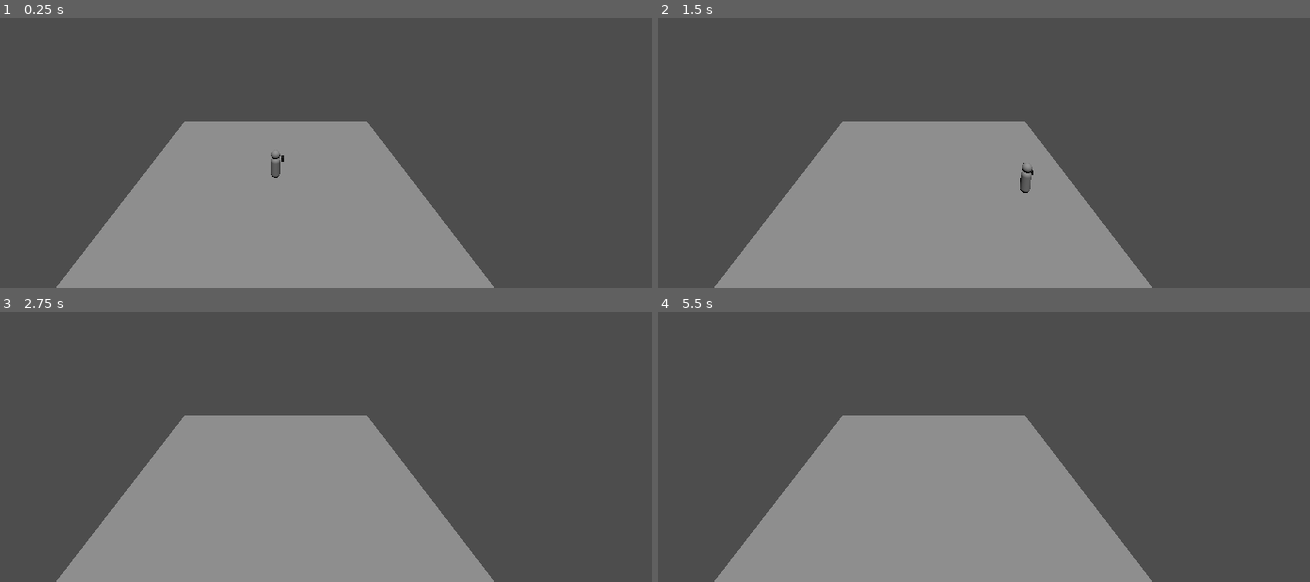
Above: before the commit, frames 1-4 (two rows, left to right).
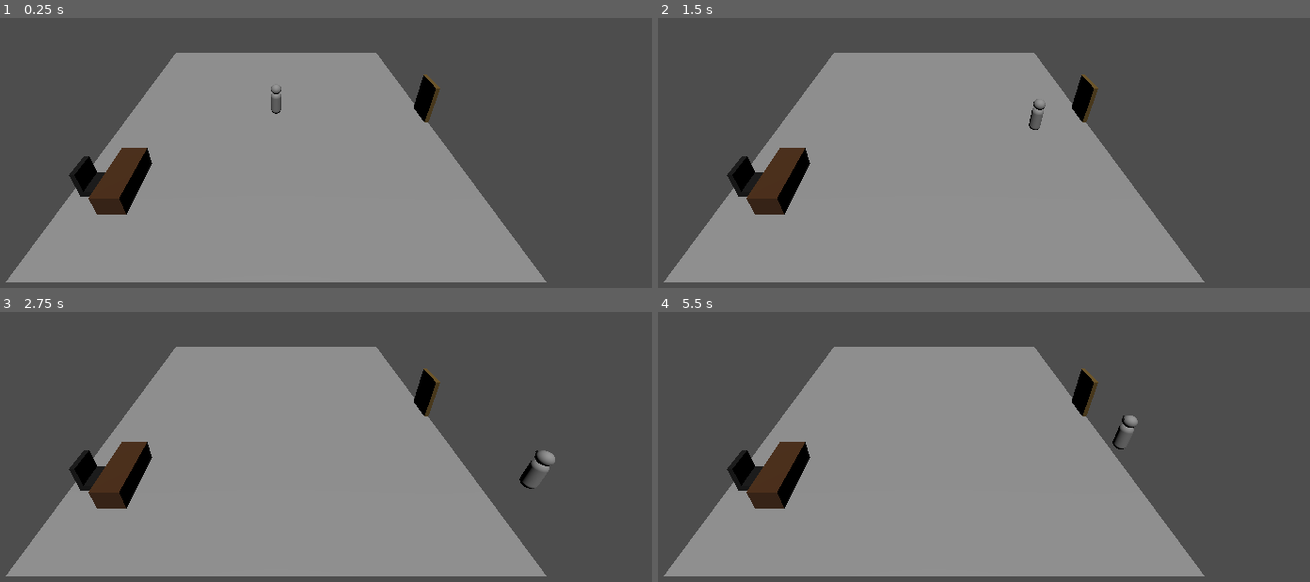
Above: after the commit, the same moments.

Repository: covmoore/interrupt-game-jam
Game: Godot game, scene res://maps/mind.tscn
The game is run twice, just before and just after one commit, with the same random seed, the same clock (stepped at 60 frames per second) and the same inputs.
Inputs (mouse positions are in pixels of both pictures, inside the frame that each line leads up to):
- Up to frame 1 (0.25 s): no input
- Up to frame 2 (1.5 s): tap Enter at 0.5 s; move the mouse to (1101, 55) at 0.52 s; hold D (move_right) 0.53-1.28 s; click (1101, 55) at 0.6 s; move the mouse to (781, 99) at 1.27 s; hold S (move_back) from 1.28 s (still down); click (781, 99) at 1.35 s
- Up to frame 3 (2.75 s): move the mouse to (outside the picture) at 2.02 s; release S (move_back) at 2.03 s; hold D (move_right) from 2.03 s (still down); click (outside the picture) at 2.1 s
- Up to frame 4 (5.5 s): move the mouse to (899, 455) at 2.77 s; release D (move_right) at 2.78 s; hold W (move_forward) 2.78-3.53 s; click (899, 455) at 2.85 s; move the mouse to (1160, 433) at 3.52 s; hold A (move_left) 3.53-5.03 s; click (1160, 433) at 3.6 s; tap Space at 4.25 s; move the mouse to (outside the picture) at 4.27 s; click (outside the picture) at 4.35 s; tap Enter at 5 s; move the mouse to (970, 371) at 5.02 s; hold S (move_back) from 5.03 s (still down); click (970, 371) at 5.1 s

The runs differ from the first frame. In frame 1, 23% of the frame differs, in the area x 0-84%, y 12-100%; in frame 2, 23%; in frame 3, 23%, in the area x 0-86%, y 12-100%; in frame 4, 23%.

Commit message:
adding object interaction functionality

Diff:
--- /dev/null
+++ b/maps/interactable.gd
@@ -0,0 +1,30 @@
+extends StaticBody3D
+#class_name Interactable
+
+var highlight_overlay = preload("res://materials/highlight.tres")
+signal on_object_interacted
+
+# Called when the node enters the scene tree for the first time.
+func _ready() -> void:
+	pass # Replace with function body.
+
+
+# Called every frame. 'delta' is the elapsed time since the previous frame.
+func _process(delta: float) -> void:
+	pass
+
+func in_range():
+	for child in get_children():
+		if child is MeshInstance3D:
+			child.material_overlay = highlight_overlay
+
+func out_of_range():
+	for child in get_children():
+		if child is MeshInstance3D:
+			child.material_overlay = null
+
+func on_selected(cam: Camera3D):
+	var temp = find_child("camera_anchor")
+	if temp != null:
+		cam.move_to_anchor(temp, true)
+		emit_signal("on_object_interacted")
--- a/maps/mind.tscn
+++ b/maps/mind.tscn
@@ -1,25 +1,77 @@
-[gd_scene load_steps=6 format=3 uid="uid://bpy5y680rvwjc"]
+[gd_scene load_steps=23 format=3 uid="uid://bpy5y680rvwjc"]
 
 [ext_resource type="PackedScene" uid="uid://clfr6g1wxrggi" path="res://prefabs/player.tscn" id="1_136gs"]
 [ext_resource type="Script" path="res://scripts/managers/gameManager.gd" id="1_581u0"]
 [ext_resource type="Script" path="res://scripts/handlers/camera_pan.gd" id="2_0727t"]
+[ext_resource type="Script" path="res://maps/interactable.gd" id="4_h6mix"]
+[ext_resource type="Material" uid="uid://bl2khh1dv1nsr" path="res://materials/black.tres" id="4_krx2p"]
+[ext_resource type="Material" uid="uid://bl2r28pxwefpq" path="res://materials/highlight.tres" id="5_bb44y"]
+[ext_resource type="Script" path="res://maps/player_ui.gd" id="7_tbnyt"]
 
 [sub_resource type="PlaneMesh" id="PlaneMesh_7qubq"]
 size = Vector2(12, 12)
 
 [sub_resource type="BoxShape3D" id="BoxShape3D_vkvcm"]
 size = Vector3(12, 0.01, 12)
+
+[sub_resource type="StandardMaterial3D" id="StandardMaterial3D_0ycl2"]
+albedo_color = Color(0.404619, 0.309004, 0.117564, 1)
+
+[sub_resource type="BoxMesh" id="BoxMesh_xsjfd"]
+material = SubResource("StandardMaterial3D_0ycl2")
+size = Vector3(0.15, 1.6, 1)
+
+[sub_resource type="BoxShape3D" id="BoxShape3D_x1tnp"]
+size = Vector3(0.15, 1.6, 1)
+
+[sub_resource type="StandardMaterial3D" id="StandardMaterial3D_o201s"]
+albedo_color = Color(0.279079, 0.152673, 0.0121627, 1)
+
+[sub_resource type="BoxMesh" id="BoxMesh_op07u"]
+material = SubResource("StandardMaterial3D_o201s")
+size = Vector3(0.8, 0.7, 1.8)
+
+[sub_resource type="BoxShape3D" id="BoxShape3D_oi7lx"]
+size = Vector3(0.8, 0.7, 1.8)
+
+[sub_resource type="BoxMesh" id="BoxMesh_yfg8f"]
+material = ExtResource("4_krx2p")
+size = Vector3(0.7, 0.2, 0.7)
+
+[sub_resource type="BoxShape3D" id="BoxShape3D_kv81p"]
+size = Vector3(0.15, 0.7, 0.7)
+
+[sub_resource type="BoxMesh" id="BoxMesh_g41jn"]
+size = Vector3(0.15, 0.7, 0.7)
+
+[sub_resource type="BoxShape3D" id="BoxShape3D_2eb34"]
+size = Vector3(0.7, 0.2, 0.7)
+
+[sub_resource type="StandardMaterial3D" id="StandardMaterial3D_e2jcg"]
+
+[sub_resource type="BoxMesh" id="BoxMesh_4krw5"]
+material = SubResource("StandardMaterial3D_e2jcg")
+
+[sub_resource type="StyleBoxFlat" id="StyleBoxFlat_lvkkl"]
+bg_color = Color(0.6, 0.6, 0.6, 0)
+border_width_left = 3
+border_width_top = 3
+border_width_right = 3
+border_width_bottom = 3
+border_color = Color(0, 0, 0, 1)
 
 [node name="Mind_Room" type="Node3D"]
 script = ExtResource("1_581u0")
 room_type = 1
 
 [node name="Player" parent="." instance=ExtResource("1_136gs")]
-transform = Transform3D(1, 0, 0, 0, 1, 0, 0, 0, 1, 0, 2.0153, 0)
+transform = Transform3D(1, 0, 0, 0, 1, 0, 0, 0, 1, 0, 0.613787, 0)
+collision_mask = 14
 speed = 5
 
 [node name="Ground" type="StaticBody3D" parent="." groups=["Ground"]]
-collision_mask = 7
+collision_layer = 2
+collision_mask = 29
 
 [node name="MeshInstance3D" type="MeshInstance3D" parent="Ground"]
 mesh = SubResource("PlaneMesh_7qubq")
@@ -31,8 +83,120 @@
 transform = Transform3D(1, 0, 0, 0, 0.379941, 0.925011, 0, -0.925011, 0.379941, 0, 8.58882, 0)
 
 [node name="CameraPivot" type="Node3D" parent="."]
-transform = Transform3D(1, 0, 0, 0, 0.965926, 0.258819, 0, -0.258819, 0.965926, 0, 0, 0)
+transform = Transform3D(1, 0, 0, 0, 1, 0, 0, 0, 1, 0, 0, 0)
 
 [node name="Camera3D" type="Camera3D" parent="CameraPivot"]
-transform = Transform3D(1, 0, 0, 0, 1, 0, 0, 0, 1, 0.024663, 4.49301, 12.3104)
+transform = Transform3D(1, 0, 0, 0, 0.866025, 0.5, 0, -0.5, 0.866025, 0, 7, 9)
 script = ExtResource("2_0727t")
+
+[node name="mainCameraAnchor" type="Node3D" parent="CameraPivot"]
+transform = Transform3D(1, 0, 0, 0, 0.866025, 0.5, 0, -0.5, 0.866025, 0, 7, 9)
+
+[node name="inspectables" type="Node3D" parent="."]
+
+[node name="Door" type="StaticBody3D" parent="inspectables" groups=["interactable"]]
+transform = Transform3D(1, 0, 0, 0, 1, 0, 0, 0, 1, 5.92632, 0.801691, 0)
+collision_layer = 8
+collision_mask = 23
+script = ExtResource("4_h6mix")
+
+[node name="MeshInstance3D" type="MeshInstance3D" parent="inspectables/Door"]
+mesh = SubResource("BoxMesh_xsjfd")
+
+[node name="CollisionShape3D" type="CollisionShape3D" parent="inspectables/Door"]
+shape = SubResource("BoxShape3D_x1tnp")
+
+[node name="camera_anchor" type="Node3D" parent="inspectables/Door"]
+transform = Transform3D(-4.37114e-08, 0, -1, 0, 1, 0, 1, 0, -4.37114e-08, -1.28761, 0, 0)
+
+[node name="Desk" type="StaticBody3D" parent="inspectables" groups=["interactable"]]
+transform = Transform3D(1, 0, 0, 0, 1, 0, 0, 0, 1, -4.47316, 0.351795, 3.49068)
+collision_layer = 8
+collision_mask = 23
+script = ExtResource("4_h6mix")
+
+[node name="MeshInstance3D" type="MeshInstance3D" parent="inspectables/Desk"]
+mesh = SubResource("BoxMesh_op07u")
+
+[node name="CollisionShape3D" type="CollisionShape3D" parent="inspectables/Desk"]
+shape = SubResource("BoxShape3D_oi7lx")
+
+[node name="camera_anchor" type="Node3D" parent="inspectables/Desk"]
+transform = Transform3D(-4.37114e-08, -1, -4.37114e-08, 0, -4.37114e-08, 1, -1, 4.37114e-08, 1.91069e-15, 0, 1.71515, 0)
+
+[node name="static_items" type="Node3D" parent="."]
+
+[node name="chair" type="StaticBody3D" parent="static_items"]
+transform = Transform3D(1, 0, 0, 0, 1, 0, 0, 0, 1, -5.31024, 0.108845, 3.49068)
+collision_layer = 16
+collision_mask = 14
+
+[node name="MeshInstance3D" type="MeshInstance3D" parent="static_items/chair"]
+mesh = SubResource("BoxMesh_yfg8f")
+
+[node name="CollisionShape3D" type="CollisionShape3D" parent="static_items/chair"]
+transform = Transform3D(1, 0, 0, 0, 1, 0, 0, 0, 1, -0.27482, 0.457955, -0.00805116)
+shape = SubResource("BoxShape3D_kv81p")
+
+[node name="MeshInstance3D2" type="MeshInstance3D" parent="static_items/chair"]
+transform = Transform3D(1, 0, 0, 0, 1, 0, 0, 0, 1, -0.27482, 0.457955, -0.00805116)
+material_override = ExtResource("4_krx2p")
+mesh = SubResource("BoxMesh_g41jn")
+
+[node name="CollisionShape3D2" type="CollisionShape3D" parent="static_items/chair"]
+shape = SubResource("BoxShape3D_2eb34")
+
+[node name="StaticBody3D" type="StaticBody3D" parent="static_items"]
+transform = Transform3D(1, 0, 0, 0, 1, 0, 0, 0, 1, 0, 0.511937, 5.25716)
+visible = false
+
+[node name="MeshInstance3D" type="MeshInstance3D" parent="static_items/StaticBody3D"]
+material_overlay = ExtResource("5_bb44y")
+mesh = SubResource("BoxMesh_4krw5")
+
+[node name="PlayerUI" type="Control" parent="."]
+layout_mode = 3
+anchors_preset = 8
+anchor_left = 0.5
+anchor_top = 0.5
+anchor_right = 0.5
+anchor_bottom = 0.5
+offset_left = -20.0
+offset_top = -20.0
+offset_right = 20.0
+offset_bottom = 20.0
+grow_horizontal = 2
+grow_vertical = 2
+script = ExtResource("7_tbnyt")
+
+[node name="CanvasLayer" type="CanvasLayer" parent="PlayerUI"]
+
+[node name="MarginContainer" type="MarginContainer" parent="PlayerUI/CanvasLayer"]
+anchors_preset = 15
+anchor_right = 1.0
+anchor_bottom = 1.0
+grow_horizontal = 2
+grow_vertical = 2
+theme_override_constants/margin_left = 12
+theme_override_constants/margin_top = 12
+theme_override_constants/margin_right = 12
+theme_override_constants/margin_bottom = 12
+
+[node name="HUD" type="Control" parent="PlayerUI/CanvasLayer/MarginContainer"]
+layout_mode = 2
+
+[node name="InteractMenu" type="Control" parent="PlayerUI/CanvasLayer/MarginContainer"]
+visible = false
+layout_mode = 2
+
+[node name="Button" type="Button" parent="PlayerUI/CanvasLayer/MarginContainer/InteractMenu"]
+layout_mode = 1
+offset_right = 60.0
+offset_bottom = 60.0
+theme_override_colors/font_color = Color(1, 0.361816, 0.348007, 1)
+theme_override_font_sizes/font_size = 30
+theme_override_styles/normal = SubResource("StyleBoxFlat_lvkkl")
+text = "X"
+
+[connection signal="cancel_interaction" from="PlayerUI" to="CameraPivot/Camera3D" method="_on_player_ui_cancel_interaction"]
+[connection signal="button_down" from="PlayerUI/CanvasLayer/MarginContainer/InteractMenu/Button" to="PlayerUI" method="_on_button_button_down"]
--- /dev/null
+++ b/maps/player_ui.gd
@@ -0,0 +1,26 @@
+extends Control
+
+@onready var hud: Control = $CanvasLayer/MarginContainer/HUD
+@onready var interactMenu: Control = $CanvasLayer/MarginContainer/InteractMenu
+signal cancel_interaction
+
+
+# Called when the node enters the scene tree for the first time.
+func _ready() -> void:
+	interactMenu.visible = false
+	var interactables = get_tree().get_nodes_in_group("interactable")
+	for interactable in interactables:
+		interactable.connect("on_object_interacted", _on_object_interacted)
+
+
+# Called every frame. 'delta' is the elapsed time since the previous frame.
+func _process(delta: float) -> void:
+	pass
+
+
+func _on_object_interacted() -> void:
+	interactMenu.visible = true
+
+func _on_button_button_down() -> void:
+	interactMenu.visible = false
+	emit_signal("cancel_interaction")
--- /dev/null
+++ b/materials/highlight.tres
@@ -0,0 +1,9 @@
+[gd_resource type="ORMMaterial3D" format=3 uid="uid://bl2r28pxwefpq"]
+
+[resource]
+transparency = 1
+blend_mode = 1
+albedo_color = Color(0, 0, 0, 0.341176)
+emission_enabled = true
+emission = Color(0.470588, 0.984314, 0.215686, 1)
+emission_energy_multiplier = 3.66
--- /dev/null
+++ b/prefabs/gun.tscn
@@ -0,0 +1,25 @@
+[gd_scene load_steps=5 format=3 uid="uid://p2lmlvp22352"]
+
+[ext_resource type="Script" path="res://scripts/models/gun.gd" id="1_ptg06"]
+[ext_resource type="PackedScene" uid="uid://bfksj87k14dre" path="res://prefabs/bullet.tscn" id="2_pnbkf"]
+[ext_resource type="Material" uid="uid://bl2khh1dv1nsr" path="res://materials/black.tres" id="3_qnyb6"]
+
+[sub_resource type="BoxMesh" id="BoxMesh_uwqnb"]
+size = Vector3(0.1, 0.2, 0.1)
+
+[node name="Gun" type="Node3D"]
+script = ExtResource("1_ptg06")
+bullet_scene = ExtResource("2_pnbkf")
+
+[node name="MeshInstance3D" type="MeshInstance3D" parent="."]
+transform = Transform3D(1, 0, 0, 0, 1, 0, 0, 0, 1, 0.00452767, 0.104414, -0.00141588)
+material_override = ExtResource("3_qnyb6")
+mesh = SubResource("BoxMesh_uwqnb")
+
+[node name="MeshInstance3D2" type="MeshInstance3D" parent="."]
+transform = Transform3D(1, 0, 0, 0, -4.37114e-08, -1, 0, 1, -4.37114e-08, 0.00452767, 0.154591, -0.0595859)
+material_override = ExtResource("3_qnyb6")
+mesh = SubResource("BoxMesh_uwqnb")
+
+[node name="Muzzle" type="Node3D" parent="."]
+transform = Transform3D(-1, 0, -8.74228e-08, 0, 1, 0, 8.74228e-08, 0, -1, 0.00360568, 0.166509, -0.161453)
--- a/prefabs/player.tscn
+++ b/prefabs/player.tscn
@@ -1,9 +1,8 @@
-[gd_scene load_steps=11 format=3 uid="uid://clfr6g1wxrggi"]
+[gd_scene load_steps=10 format=3 uid="uid://clfr6g1wxrggi"]
 
 [ext_resource type="Script" path="res://scripts/models/player.gd" id="1_ya7y0"]
 [ext_resource type="Material" uid="uid://bl2khh1dv1nsr" path="res://materials/black.tres" id="2_wly57"]
-[ext_resource type="Script" path="res://scripts/models/gun.gd" id="3_71auq"]
-[ext_resource type="PackedScene" uid="uid://bfksj87k14dre" path="res://prefabs/bullet.tscn" id="4_23b3s"]
+[ext_resource type="PackedScene" uid="uid://p2lmlvp22352" path="res://prefabs/gun.tscn" id="3_7t6sr"]
 
 [sub_resource type="SphereMesh" id="SphereMesh_h1j2w"]
 radius = 0.25
@@ -18,9 +17,6 @@
 radius = 0.2
 height = 1.0
 
-[sub_resource type="BoxMesh" id="BoxMesh_uwqnb"]
-size = Vector3(0.1, 0.2, 0.1)
-
 [sub_resource type="SphereShape3D" id="SphereShape3D_we0ex"]
 radius = 0.25
 
@@ -28,43 +24,36 @@
 radius = 0.2
 height = 1.0
 
-[node name="Player" type="CharacterBody3D"]
+[sub_resource type="SphereShape3D" id="SphereShape3D_v3hkg"]
+radius = 1.6
+
+[node name="Player" type="CharacterBody3D" groups=["Player"]]
+collision_mask = 30
 script = ExtResource("1_ya7y0")
 
 [node name="Pivot" type="Node3D" parent="."]
 
 [node name="Head" type="MeshInstance3D" parent="Pivot"]
 transform = Transform3D(-3.49691e-08, 0, 0.8, 0, 0.8, 0, -0.8, 0, -3.49691e-08, 0, 0.632918, 0)
+layers = 2
 mesh = SubResource("SphereMesh_h1j2w")
 
 [node name="left_eye" type="MeshInstance3D" parent="Pivot/Head"]
 transform = Transform3D(1, 0, 0, 0, 1, 0, 0, 0, 1, 0.224307, 0.0547122, 0.0928099)
+layers = 2
 mesh = SubResource("SphereMesh_xq1r4")
 
 [node name="right_eye" type="MeshInstance3D" parent="Pivot/Head"]
 transform = Transform3D(1, 0, 0, 0, 1, 0, 0, 0, 1, 0.224307, 0.0547122, -0.0886251)
+layers = 2
 mesh = SubResource("SphereMesh_xq1r4")
 
 [node name="Body" type="MeshInstance3D" parent="Pivot"]
+layers = 2
 mesh = SubResource("CapsuleMesh_v5mpw")
 
-[node name="Gun" type="Node3D" parent="Pivot/Body"]
-transform = Transform3D(1, 0, 0, 0, 1, 0, 0, 0, 1, 0.0614162, 0.0509863, 0)
-script = ExtResource("3_71auq")
-bullet_scene = ExtResource("4_23b3s")
-
-[node name="MeshInstance3D" type="MeshInstance3D" parent="Pivot/Body/Gun"]
-transform = Transform3D(1, 0, 0, 0, 1, 0, 0, 0, 1, 0.266803, 0.153612, -0.310057)
-material_override = ExtResource("2_wly57")
-mesh = SubResource("BoxMesh_uwqnb")
-
-[node name="MeshInstance3D2" type="MeshInstance3D" parent="Pivot/Body/Gun"]
-transform = Transform3D(1, 0, 0, 0, -4.37114e-08, -1, 0, 1, -4.37114e-08, 0.266803, 0.203789, -0.368227)
-material_override = ExtResource("2_wly57")
-mesh = SubResource("BoxMesh_uwqnb")
-
-[node name="Muzzle" type="Node3D" parent="Pivot/Body/Gun"]
-transform = Transform3D(-1, 0, -8.74228e-08, 0, 1, 0, 8.74228e-08, 0, -1, 0.265881, 0.215707, -0.470094)
+[node name="Gun" parent="Pivot/Body" instance=ExtResource("3_7t6sr")]
+transform = Transform3D(1, 0, 0, 0, 1, 0, 0, 0, 1, 0.178446, 0.123678, -0.147344)
 
 [node name="HeadCollision" type="CollisionShape3D" parent="."]
 transform = Transform3D(0.8, 0, 0, 0, 0.8, 0, 0, 0, 0.8, 0, 0.632918, 0)
@@ -72,3 +61,14 @@
 
 [node name="BodyCollision" type="CollisionShape3D" parent="."]
 shape = SubResource("CapsuleShape3D_gel3u")
+
+[node name="AreaDetection" type="Area3D" parent="."]
+collision_mask = 31
+input_ray_pickable = false
+
+[node name="InteractDectection" type="CollisionShape3D" parent="AreaDetection"]
+visible = false
+shape = SubResource("SphereShape3D_v3hkg")
+
+[connection signal="body_entered" from="AreaDetection" to="." method="_on_area_detection_body_entered"]
+[connection signal="body_exited" from="AreaDetection" to="." method="_on_area_detection_body_exited"]
--- a/project.godot
+++ b/project.godot
@@ -51,6 +51,14 @@
 ]
 }
 
+[layer_names]
+
+3d_physics/layer_1="Player"
+3d_physics/layer_2="Ground"
+3d_physics/layer_3="Enemy"
+3d_physics/layer_4="Interactable"
+3d_physics/layer_5="Static"
+
 [rendering]
 
 renderer/rendering_method="gl_compatibility"
--- a/scripts/handlers/camera_pan.gd
+++ b/scripts/handlers/camera_pan.gd
@@ -8,12 +8,13 @@
 var min_zoom = 20.0   # Minimum FOV (Zoom in)
 var max_zoom = 90.0   # Maximum FOV (Zoom out)
 
+@onready var mainCameraAnchor = $"../mainCameraAnchor"
 
 func _input(event: InputEvent):
 	if event is InputEventMouseMotion and Input.is_mouse_button_pressed(MOUSE_BUTTON_RIGHT):
 		var mouse_sensitivity = 0.005
 		camera_pivot.rotate_y(event.relative.x * mouse_sensitivity)
-		camera_pivot.rotate_x(event.relative.y * mouse_sensitivity)
+		#camera_pivot.rotate_x(event.relative.y * mouse_sensitivity)
 		camera_pivot.rotation.x = clampf(camera_pivot.rotation.x, -45, 0)
 		camera_pivot.rotation.z = 0
 	elif event is InputEventMouseButton:
@@ -23,3 +24,15 @@
 		elif event.button_index == MOUSE_BUTTON_WHEEL_DOWN and event.pressed:
 			# Zoom out by increasing the FOV
 			camera.fov = clamp(camera.fov + zoom_speed, min_zoom, max_zoom)
+
+func move_to_anchor(anchor: Node3D, hide_player: bool):
+	#print(anchor.global_transform)
+	position = anchor.global_position
+	rotation = anchor.rotation
+	if hide_player:
+		set_cull_mask_value(2, false)
+	else:
+		set_cull_mask_value(2, true)
+
+func _on_player_ui_cancel_interaction() -> void:
+	move_to_anchor(mainCameraAnchor, false)
--- a/scripts/models/player.gd
+++ b/scripts/models/player.gd
@@ -4,8 +4,14 @@
 @export var fall_acceleration = 75
 @export var jump_impulse = 20
 @onready var gun = $Pivot/Body/Gun
+@onready var interactDetection = $AreaDetection
+
+var battle_mesh = null
+var mind_mesh = null
 
 var Game = preload("res://scripts/managers/gameManager.gd")
+
+var items_in_range: Array[Node3D] = []
 
 var target_velocity = Vector3.ZERO
 var _camera: Camera3D = null
@@ -14,6 +20,7 @@
 	KILLING_MODE = 0,
 	MIND_MODE = 1
 }
+var player_combat_state: PlayerCombatMode = PlayerCombatMode.KILLING_MODE
 
 var inpectRadius = 5.0
 
@@ -21,19 +28,32 @@
 	_camera = $"../CameraPivot/Camera3D"
 
 func _input(event: InputEvent):
-	if event is InputEventMouseMotion:
+	if event is InputEventMouse:
 		var space_state = get_world_3d().direct_space_state
 		var mousepos = get_viewport().get_mouse_position()
-
 		var origin = _camera.project_ray_origin(mousepos)
 		var end = origin + _camera.project_ray_normal(mousepos) * RAY_LENGTH
 		var query = PhysicsRayQueryParameters3D.create(origin, end)
+		query.exclude = [interactDetection, self]
 		query.collide_with_areas = true
 		var result = space_state.intersect_ray(query)
-		if result.has("position") :
-			result["position"].y = global_transform.origin.y
-			$Pivot.look_at(result["position"])
 
+		if event is InputEventMouseMotion:
+			if result.has("position") :
+				result["position"].y = global_transform.origin.y
+				$Pivot.look_at(result["position"])
+
+		if event is InputEventMouseButton and result.has("collider"):
+			var selected_item: Node3D = get_item_from_list(result["collider"].name)
+			if selected_item != null and selected_item.has_method("on_selected"):
+				selected_item.on_selected(_camera)
+
+
+func get_item_from_list(selected: String):
+	for item in items_in_range:
+		if item.name == selected:
+			return item
+	return null
 
 func _unhandled_input(event: InputEvent) -> void:
 	if event.is_action_pressed(("fire")):
@@ -47,15 +67,45 @@
 
 	target_velocity.x = direction.x * speed
 	target_velocity.z = direction.z * speed
-
-	if not is_on_floor():
-		target_velocity.y = target_velocity.y - (fall_acceleration * delta)
-
 	velocity = target_velocity
 	move_and_slide()
 
+	# Interacting Code
+
+
 func set_player_combat_mode(room):
 	if room == Game.RoomType.DUNGEON:
-		PlayerCombatMode.KILLING_MODE
+		player_combat_state = PlayerCombatMode.KILLING_MODE
 	elif room == Game.RoomType.MIND:
-		PlayerCombatMode.MIND_MODE
+		player_combat_state = PlayerCombatMode.MIND_MODE
+	set_player_context()
+
+func set_player_context():
+	if player_combat_state == PlayerCombatMode.KILLING_MODE:
+		add_gun()
+		set_player_mesh(battle_mesh)
+	if player_combat_state == PlayerCombatMode.MIND_MODE:
+		remove_gun()
+		set_player_mesh(mind_mesh)
+
+
+func add_gun():
+	gun.can_shoot = true
+	gun.visible = true
+
+func remove_gun():
+	gun.can_shoot = false
+	gun.visible = false
+
+func set_player_mesh(mesh: Mesh):
+	pass
+
+func _on_area_detection_body_entered(body: Node3D) -> void:
+	if body.get_groups().has("interactable"):
+		items_in_range.append(body)
+		body.in_range()
+
+func _on_area_detection_body_exited(body: Node3D) -> void:
+	if body.get_groups().has("interactable"):
+		items_in_range.remove_at(items_in_range.find(body))
+		body.out_of_range()
